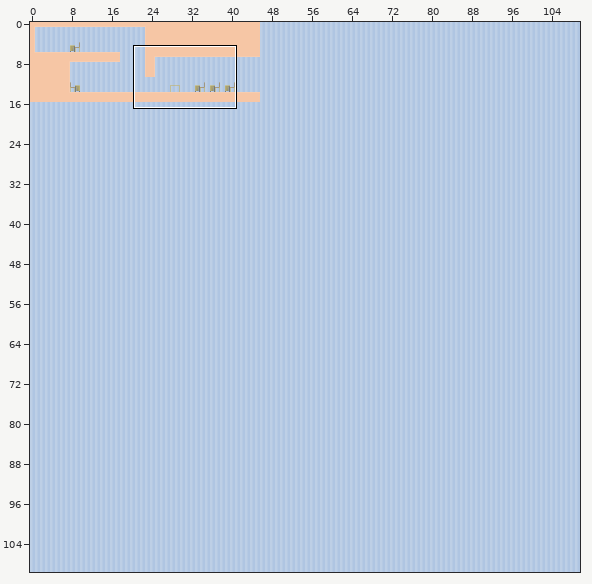
A Tiled map gets an edit: Assets/Maps/main.tmx. Above: a wide view before the commit, with the close-up outlined.
Close-up. Before:
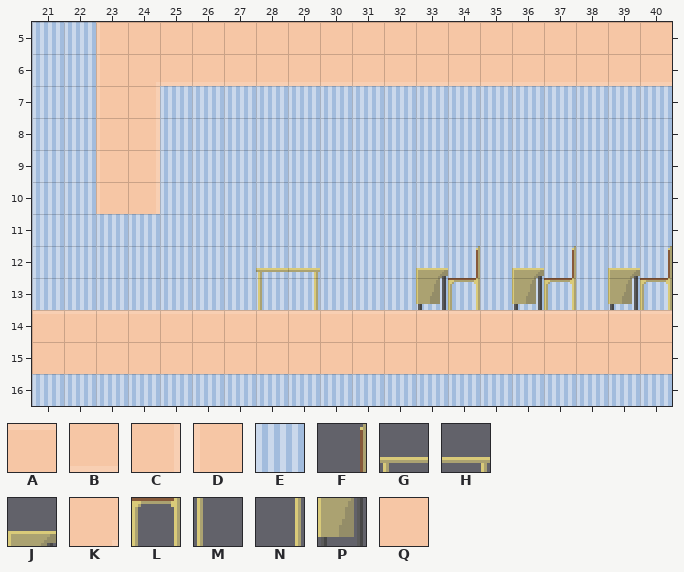
Cells are 16x16 px. Shown: x 21..40, y 5..16. The commit also changed other parts of the map, which this record leaves out.
Key: from "TILES": A 0, B 1, C 2, D 3, E 4, F 5, G 6, H 7, J 9, K 19, L 21, M 22, N 23, P 25, Q 32.
_ is an empty cell, # one hidden under a higher layer.
Layers that did not change in this view are not listed.
Layer "BG" before, first column x 21:
 5 EE##################
 6 EE##################
 7 EE##EEEEEEEEEEEEEEEE
 8 EE##EEEEEEEEEEEEEEEE
 9 EE##EEEEEEEEEEEEEEEE
10 EE##EEEEEEEEEEEEEEEE
11 EEEEEEEEEEEEEEEEEEEE
12 EEEEEEEEEEEEEEEEEEEE
13 EEEEEEEEEEEEEEEEEEEE
14 ####################
15 ####################
16 EEEEEEEEEEEEEEEEEEEE
Layer "BG Obj" before, first column x 21:
 5 ____________________
 6 ____________________
 7 ____________________
 8 ____________________
 9 ____________________
10 ____________________
11 ____________________
12 _______GH___JF_JF_JF
13 _______MN___PL_PL_PL
14 ____________________
15 ____________________
16 ____________________
Layer "Collision" before, first column x 21:
 5 __DQQQQQQQQQQQQQQQQQ
 6 __DKBBBBBBBBBBBBBBBB
 7 __DC________________
 8 __DC________________
 9 __DC________________
10 __DC________________
11 ____________________
12 ____________________
13 ____________________
14 AAAAAAAAAAAAAAAAAAAA
15 QQQQQQQQQQQQQQQQQQQQ
16 ____________________
The same view after the edit:
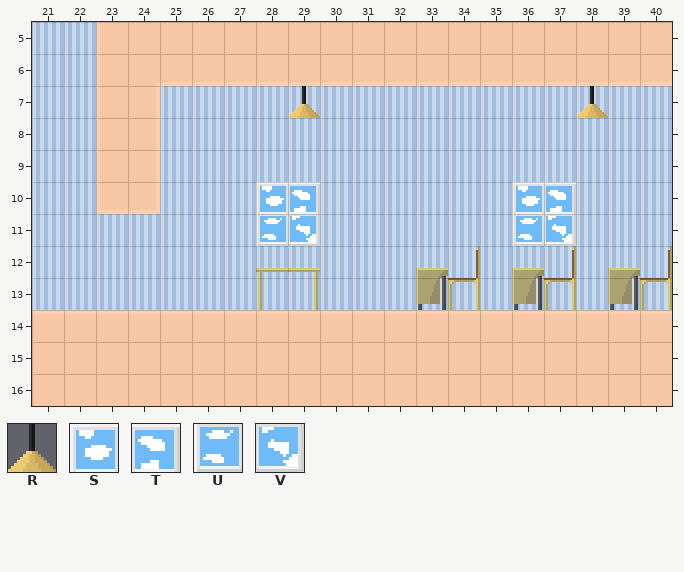
Further tiles: from "TILES": R 10, S 12, T 13, U 28, V 29.
What changed:
{"where": "layer \"BG\""}
{"y":10,"x":28,"old":"EE","new":"ST"}
{"y":10,"x":36,"old":"EE","new":"ST"}
{"y":11,"x":28,"old":"EE","new":"UV"}
{"y":11,"x":36,"old":"EE","new":"UV"}
{"where": "layer \"BG Obj\""}
{"y":7,"x":29,"old":"_","new":"R"}
{"y":7,"x":38,"old":"_","new":"R"}
{"where": "layer \"Collision\""}
{"y":16,"x":21,"old":"____________________","new":"QQQQQQQQQQQQQQQQQQQQ"}
